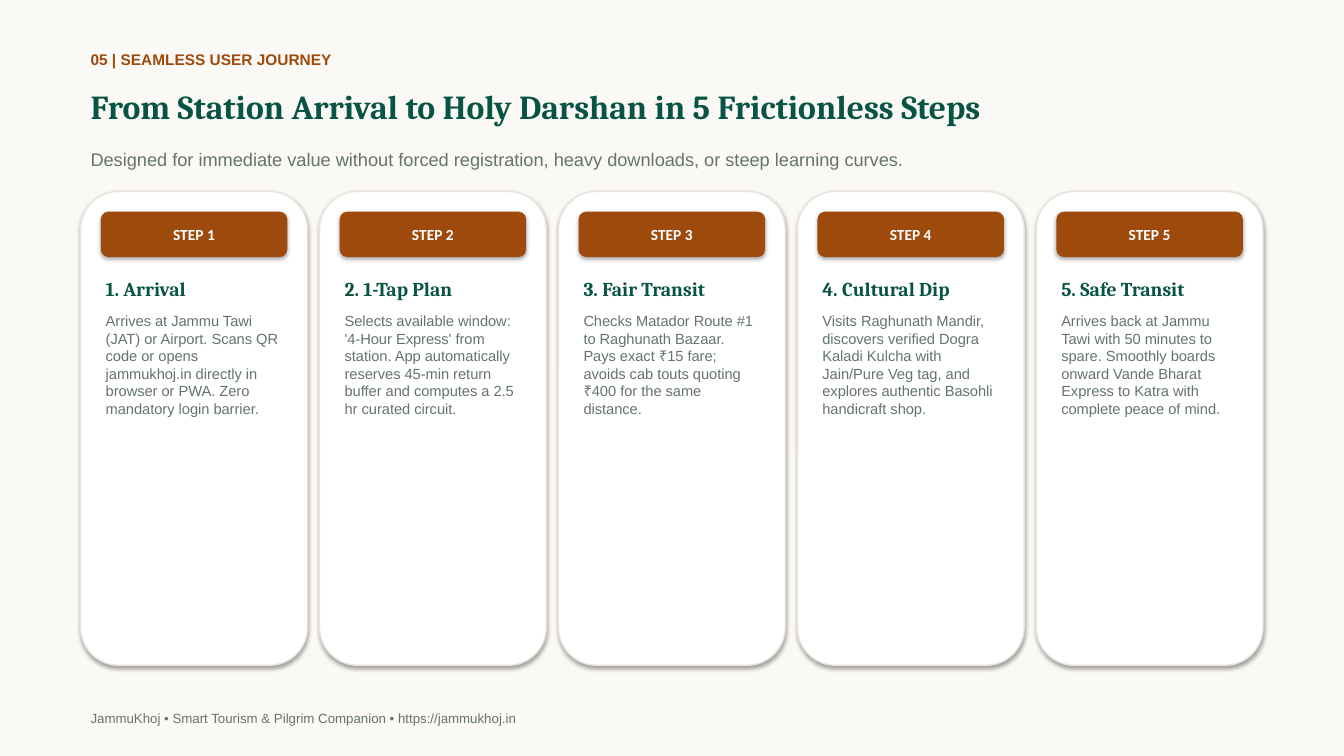
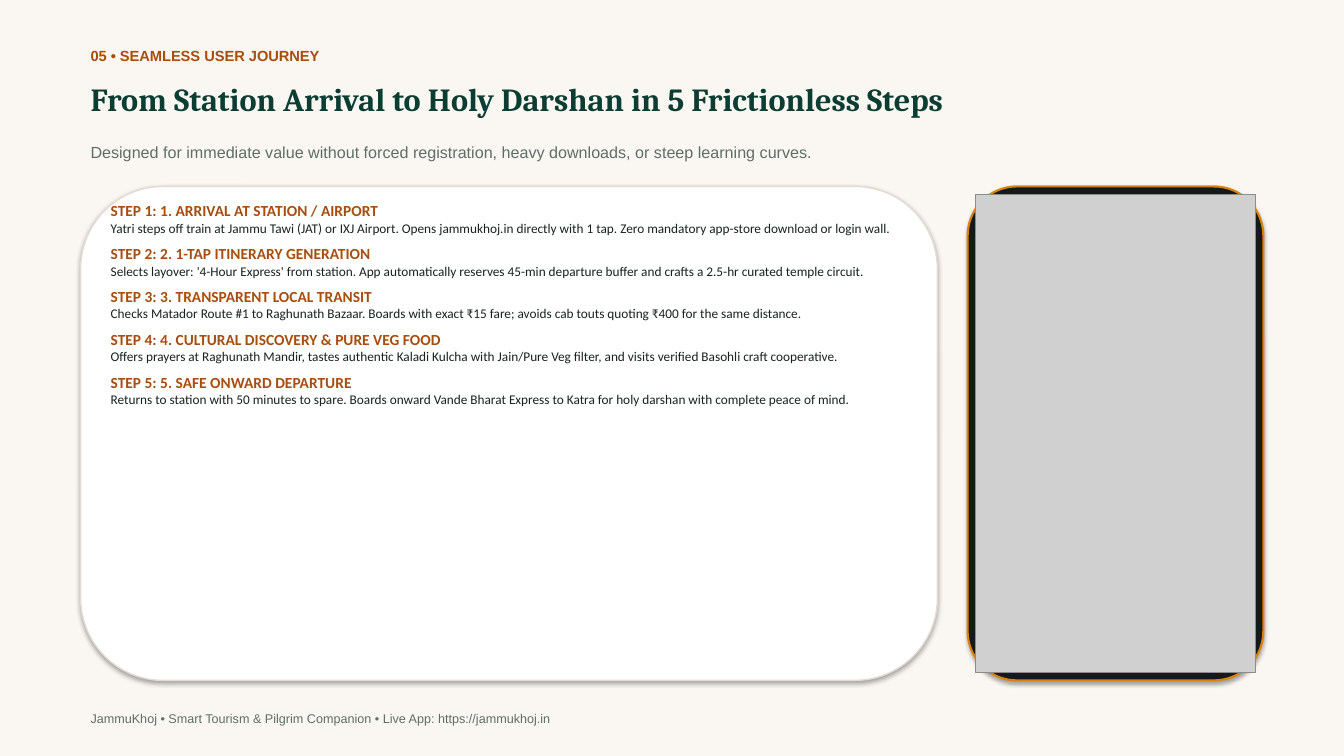
Before and after one commit to moin08s/JammuKhoj, a slide deck: slide 5 of JammuKhoj_Pitch_Deck.pptx. Drawn at 1344x756 pixels with LibreOffice and Linux fonts; fonts in the diff are those of the drawing; grey boxes stand for pictures. Boxes give left, top, right and bottom in pixels: in the first picture for what was removed or moved away, otherwise in the second. Text is boxed around its words. In the diff, an @@ line names an element or a change of style, - is before the commit and + after.

```diff
--- a/JammuKhoj_Pitch_Deck.pptx
+++ b/JammuKhoj_Pitch_Deck.pptx
@@ rectangle at bbox=[0, 0, 1344, 756]: fill #FBF9F5 to #FAF7F2 @@
@@ text at bbox=[91, 50, 320, 61]: text changed; size 11 to 10.5 pt; text colour #9E4A0C to #A84D0E @@
-05 | SEAMLESS USER JOURNEY
+05 • SEAMLESS USER JOURNEY
@@ text "From Station Arrival to Holy ..." at bbox=[91, 88, 943, 118]: size 24 to 23 pt, text colour #085444 to #0B3D33 @@
@@ text "Designed for immediate value without ..." at bbox=[91, 146, 812, 162]: size 13 to 11.5 pt, text colour #64746C to #5F6E67 @@
@@ rounded rectangle: place and size @@
-rounded rectangle at bbox=[81, 192, 308, 665]
+rounded rectangle at bbox=[81, 187, 938, 681]
@@ rounded rectangle at bbox=[81, 187, 938, 681]: outline #EBE4DC 1 pt to #E4DCD2 1 pt @@
@@ text added at bbox=[111, 203, 890, 406], 9.5 pt, text #18221E @@
+STEP 1: 1. ARRIVAL AT STATION / AIRPORT
+Yatri steps off train at Jammu Tawi (JAT) or IXJ Airport. Opens jammukhoj.in directly with 1 tap. Zero mandatory app-store download or login wall.
+STEP 2: 2. 1-TAP ITINERARY GENERATION
+Selects layover: '4-Hour Express' from station. App automatically reserves 45-min departure buffer and crafts a 2.5-hr curated temple circuit.
+STEP 3: 3. TRANSPARENT LOCAL TRANSIT
+Checks Matador Route #1 to Raghunath Bazaar. Boards with exact ₹15 fare; avoids cab touts quoting ₹400 for the same distance.
+STEP 4: 4. CULTURAL DISCOVERY & PURE VEG FOOD
+Offers prayers at Raghunath Mandir, tastes authentic Kaladi Kulcha with Jain/Pure Veg filter, and visits verified Basohli craft cooperative.
+STEP 5: 5. SAFE ONWARD DEPARTURE
+Returns to station with 50 minutes to spare. Boards onward Vande Bharat Express to Katra for holy darshan with complete peace of mind.
@@ rounded rectangle removed at bbox=[320, 192, 546, 665] @@
@@ rounded rectangle removed at bbox=[559, 192, 785, 665] @@
@@ rounded rectangle removed at bbox=[798, 192, 1024, 665] @@
@@ rounded rectangle: place and size @@
-rounded rectangle at bbox=[1036, 192, 1263, 665]
+rounded rectangle at bbox=[968, 187, 1263, 681]
@@ rounded rectangle at bbox=[968, 187, 1263, 681]: fill #FFFFFF to #141A18; outline #EBE4DC 1 pt to #D98210 1.5 pt @@
@@ picture added at bbox=[976, 195, 1255, 673] @@
@@ rounded rectangle removed at bbox=[101, 212, 287, 257] @@
-STEP 1
@@ rounded rectangle removed at bbox=[340, 212, 526, 257] @@
-STEP 2
@@ rounded rectangle removed at bbox=[579, 212, 765, 257] @@
-STEP 3
@@ rounded rectangle removed at bbox=[818, 212, 1004, 257] @@
-STEP 4
@@ rounded rectangle removed at bbox=[1057, 212, 1243, 257] @@
-STEP 5
@@ text removed at bbox=[106, 282, 278, 417] @@
-1. Arrival
-Arrives at Jammu Tawi (JAT) or Airport. Scans QR code or opens jammukhoj.in directly in browser or PWA. Zero mandatory login barrier.
@@ text removed at bbox=[345, 282, 514, 414] @@
-2. 1-Tap Plan
-Selects available window: '4-Hour Express' from station. App automatically reserves 45-min return buffer and computes a 2.5 hr curated circuit.
@@ text removed at bbox=[584, 282, 753, 414] @@
-3. Fair Transit
-Checks Matador Route #1 to Raghunath Bazaar. Pays exact ₹15 fare; avoids cab touts quoting ₹400 for the same distance.
@@ text removed at bbox=[822, 282, 993, 417] @@
-4. Cultural Dip
-Visits Raghunath Mandir, discovers verified Dogra Kaladi Kulcha with Jain/Pure Veg tag, and explores authentic Basohli handicraft shop.
@@ text removed at bbox=[1061, 282, 1221, 417] @@
-5. Safe Transit
-Arrives back at Jammu Tawi with 50 minutes to spare. Smoothly boards onward Vande Bharat Express to Katra with complete peace of mind.
@@ text at bbox=[91, 714, 550, 726]: text changed; size 9.5 to 9 pt; text colour #64746C to #5F6E67 @@
-JammuKhoj • Smart Tourism & Pilgrim Companion • https://jammukhoj.in
+JammuKhoj • Smart Tourism & Pilgrim Companion • Live App: https://jammukhoj.in
```
Also in this commit, not shown: 9 other slides changed, 3 other files.
